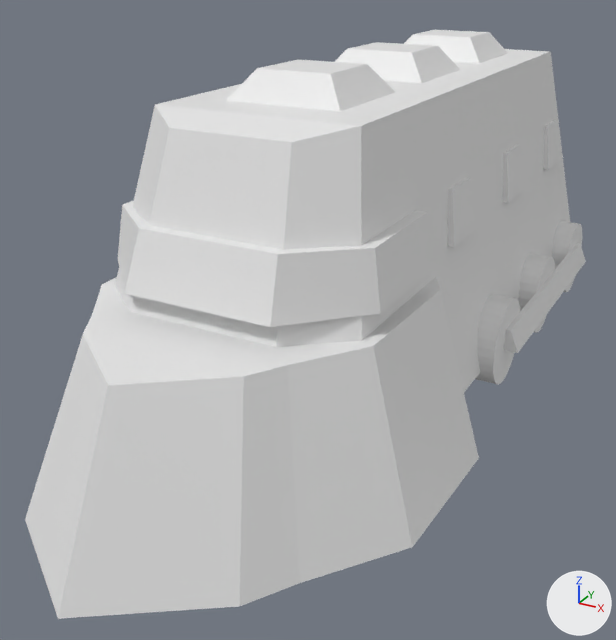
Renders of the glTF model assets/models/Train/TrainHead.glb from each side of a commit.
Camera for both pictures: a 50 mm lens placed at (10.4, -27.1, 10.5), pointed at (-0.5, -7.2, 0.5). Arrows for +X, +Y and +Z are at lower right; the lights stay in place. The picture after the commit comes second.

The scene before the commit, as lines of its bpy script (objects in view):
```python
mat_material_001 = principled_material('Material.001')
mat_material_001.base_color = (0.8, 0.8, 0.8)  # white #e7e7e7
me_cube_016 = bpy.data.meshes.new('Cube.016')
me_cube_016.from_pydata(...)  # 8 vertices, 12 faces; spans x 4.39..4.84, y -4.05..5.09, z -0.64..0.03
me_cylinder_018 = bpy.data.meshes.new('Cylinder.018')
me_cylinder_018.from_pydata(...)  # 504 vertices, 936 faces; spans x -5.3..5.3, y -18.2..6.9, z -1.8..7.7
me_cylinder_018.materials.append(mat_material_001)  # white #e7e7e7
ob_cabine = bpy.data.objects.new('cabine', me_cylinder_018)
ob_cabine.location = (0.0, 0.0, 0.0)
ob_roda_esquerda = bpy.data.objects.new('roda_esquerda', me_cube_016)
ob_roda_esquerda.location = (0.0, 0.0, 0.0)
```
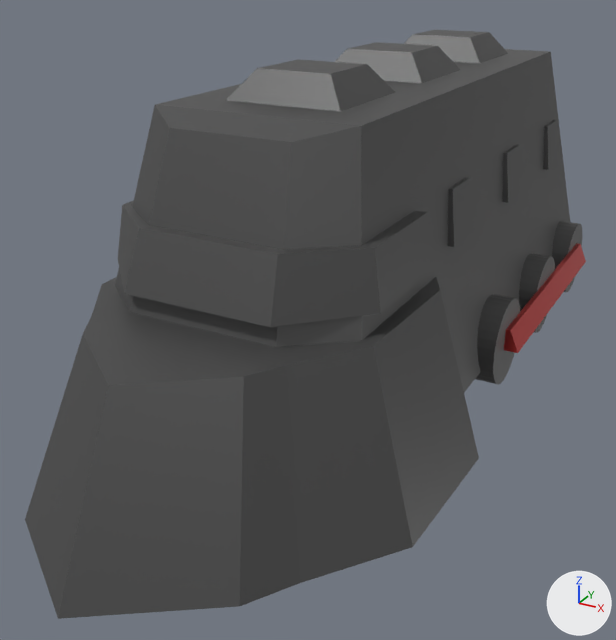
Location of each change, [x1, y1, x2, y2] in pixels of the pictures (616 x 640 px):
'cabine', recoloured (white to dark grey)
    both: [25, 30, 582, 619]
'roda_esquerda', recoloured (white to red)
    both: [504, 243, 586, 353]

The edits, one by one:
Material 'Material.001' (mat_material_001) changes colour from white #e7e7e7 to dark grey #555555; in linear values from (0.8, 0.8, 0.8) to (0.0919, 0.0919, 0.0919).
Material 'Material.002' (mat_material_002) is new.
Its base color is (0.801, 0.0775, 0.0726) (red #e74f4c).
Its metallic is 1.0.
Its roughness is 0.311.
me_cube_016 has 8 vertices, 12 faces and spans x 4.39..4.84, y -4.05..5.09, z -0.64..0.03.
me_cube_016 gains material mat_material_002 (red #e74f4c).
